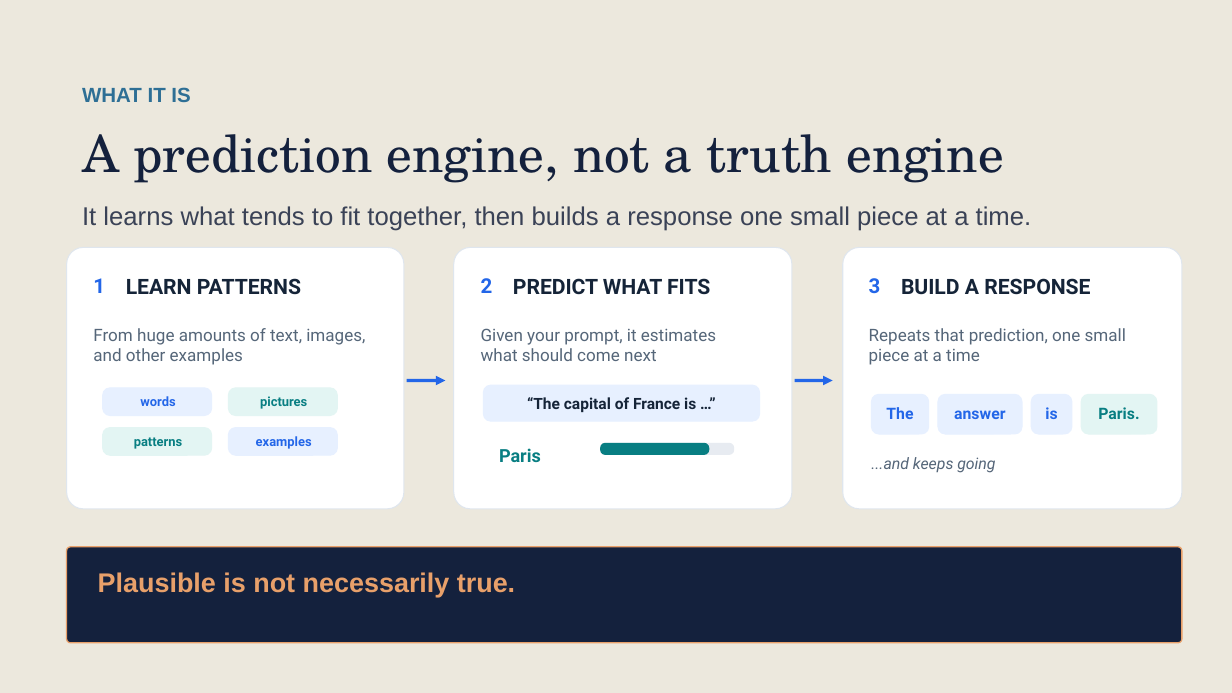
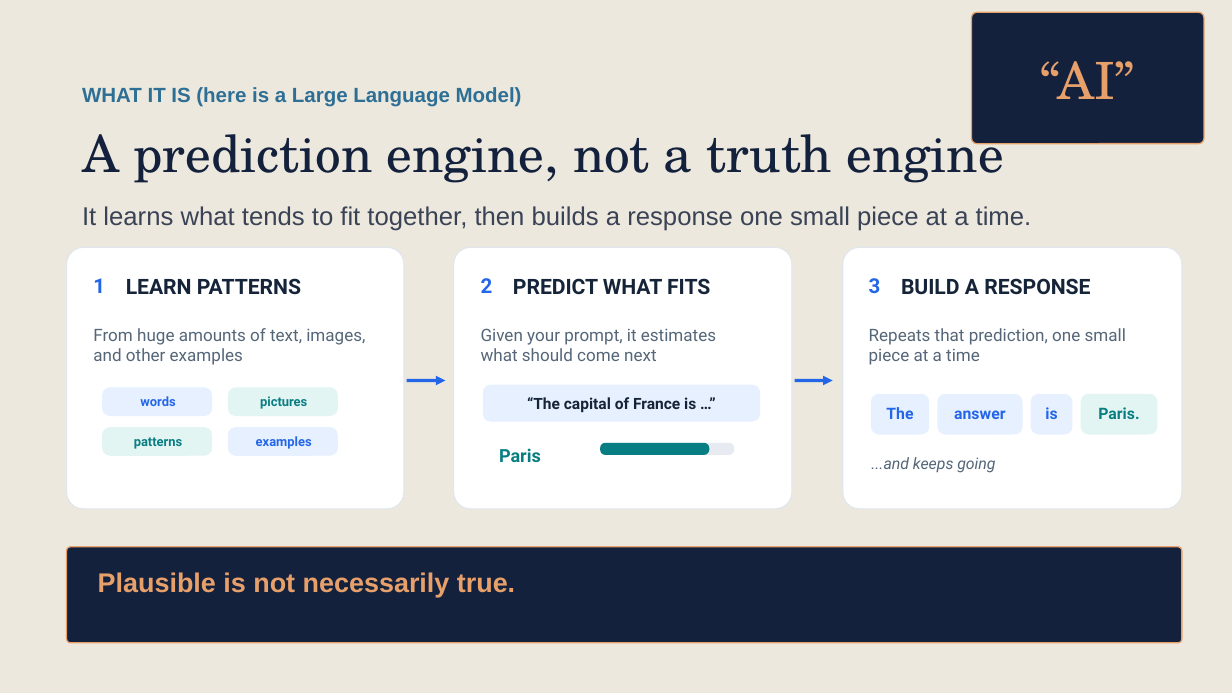
Before and after one commit to scripps-ai-enablement/ai-for-grant-writing, a slide deck: slide 4 of version 1/Using AI for Grant Writing v1.pptx. Drawn at 1232x693 pixels with LibreOffice and Linux fonts; fonts in the diff are those of the drawing. Boxes give left, top, right and bottom in pixels: in the first picture for what was removed or moved away, otherwise in the second. Text is boxed around its words. In the diff, an @@ line names an element or a change of style, - is before the commit and + after.

```diff
--- a/version 1/Using AI for Grant Writing v1.pptx
+++ b/version 1/Using AI for Grant Writing v1.pptx
@@ rounded rectangle added at bbox=[971, 12, 1204, 143], fill #14213D, outline #E8A06A 1 pt @@
@@ text at bbox=[82, 87, 522, 107]: text changed @@
-WHAT IT IS
+WHAT IT IS (here is a Large Language Model)
@@ text added at bbox=[1041, 61, 1135, 99], 40 pt, text #E8A06A @@
+“AI”
```
Also in this commit, not shown: 12 other slides changed, 3 slides added, 1 slide removed.
